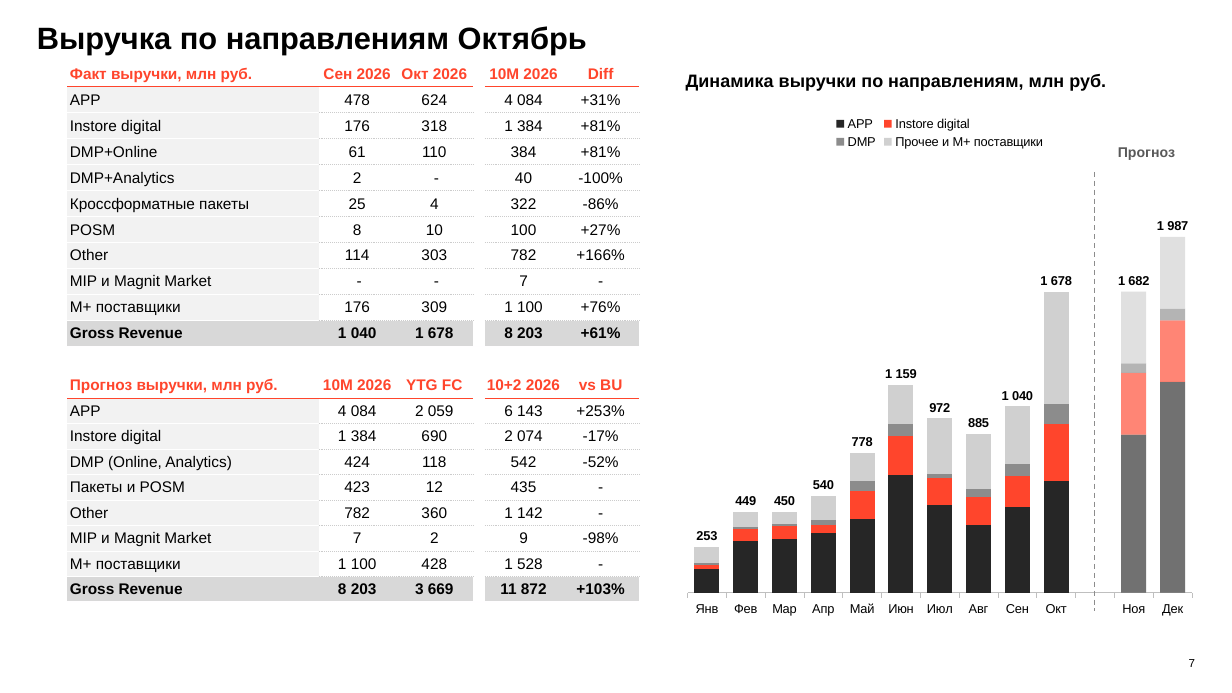
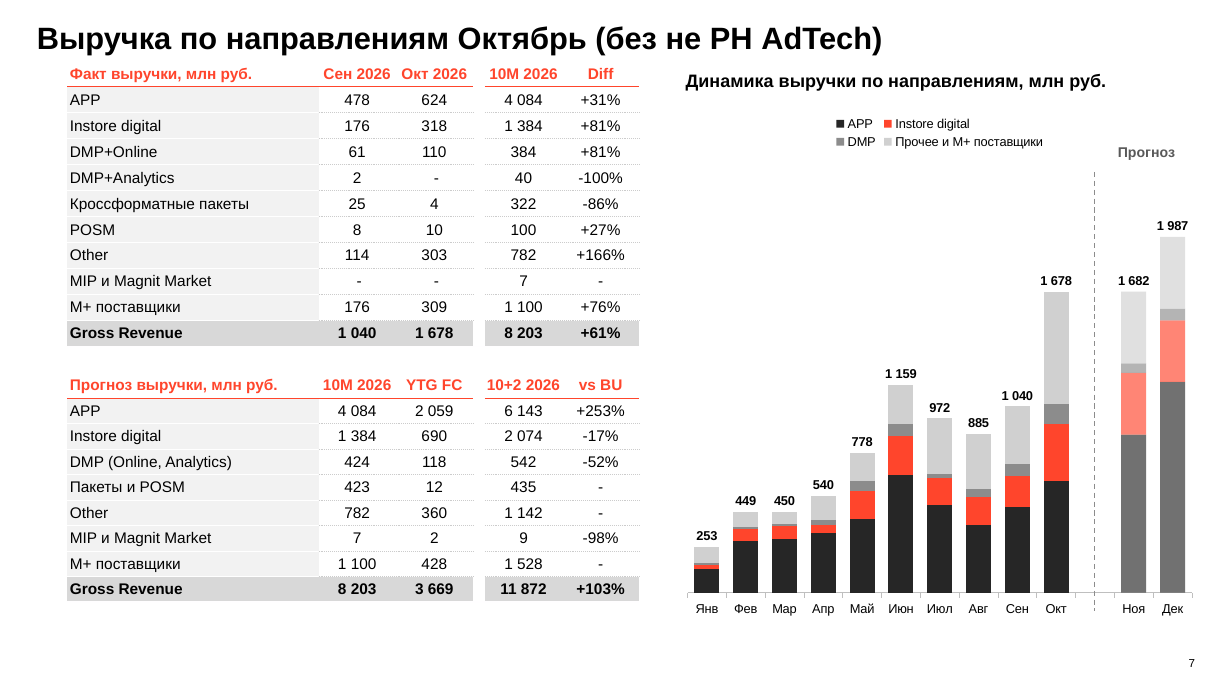
Before and after one commit to DenisMagnit/1, a slide deck: slide 7 of AT_FIN_OCT_2026.pptx. Drawn at 1232x693 pixels with LibreOffice and Linux fonts; fonts in the diff are those of the drawing; background and template pictures are left out. Boxes give left, top, right and bottom in pixels: in the first picture for what was removed or moved away, otherwise in the second. Text is boxed around its words. In the diff, an @@ line names an element or a change of style, - is before the commit and + after.

```diff
--- a/AT_FIN_OCT_2026.pptx
+++ b/AT_FIN_OCT_2026.pptx
@@ text at (37, 26, 882, 54): text changed @@
-Выручка по направлениям Октябрь
+Выручка по направлениям Октябрь (без не РН AdTech)
```
Also in this commit, not shown: 8 other slides changed, 1 slide added, 1 slide removed.
